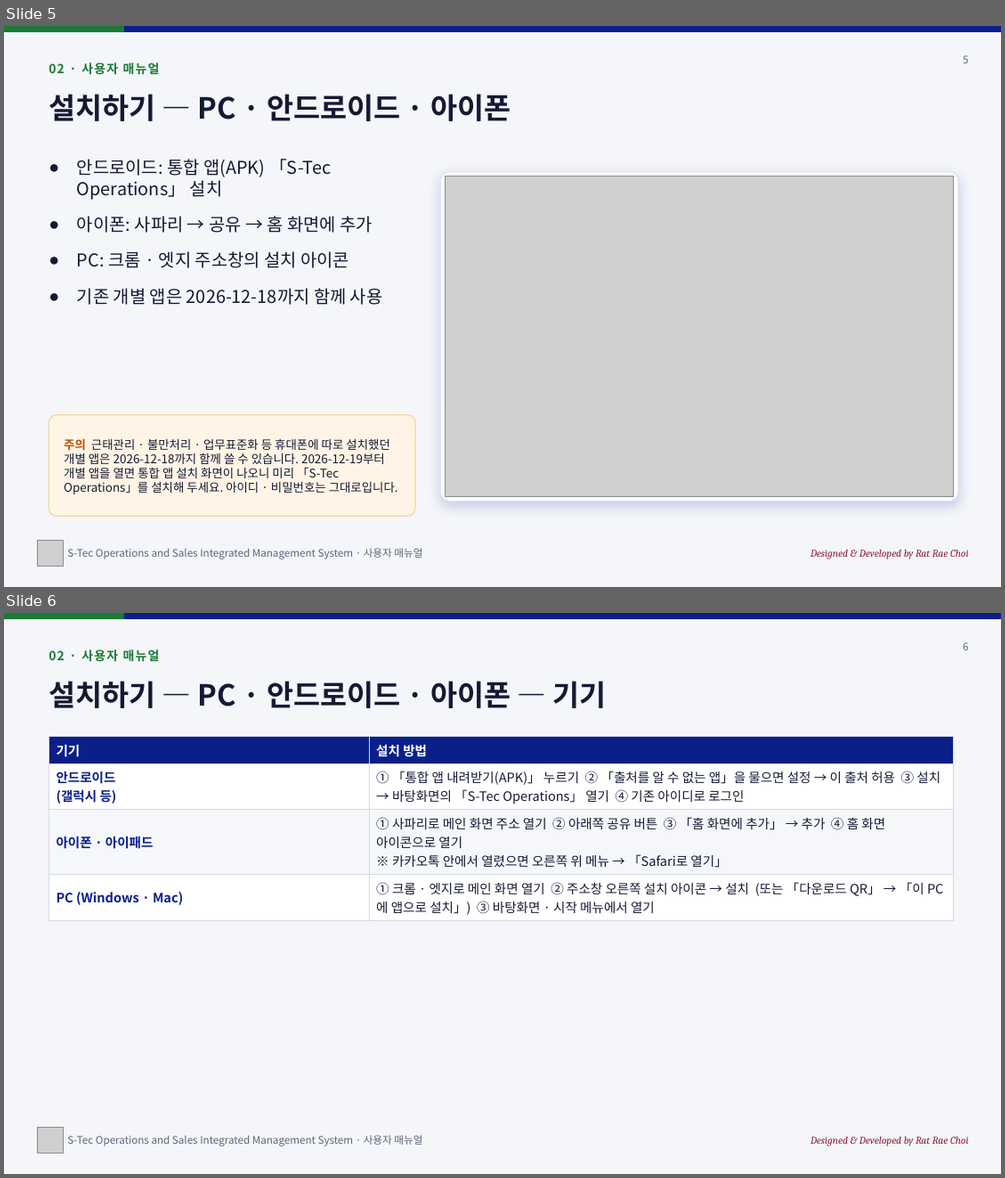
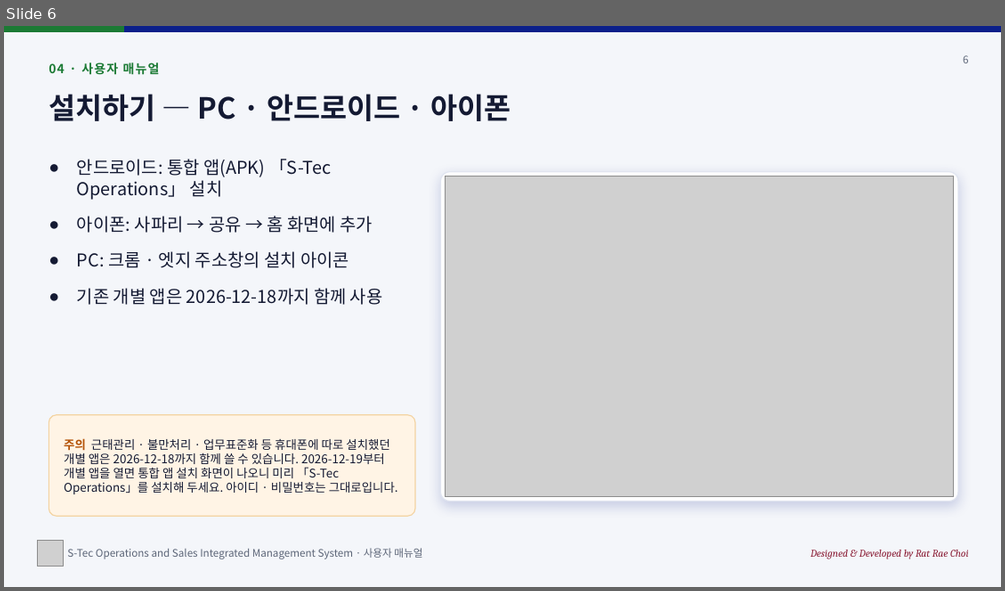
Before and after one commit to sadness500-boop/S-Tec-Operations-and-Sales-Integrated-Management-System, a slide deck: manuals/stec-user-manual.pptx. Shown one above the other, each under a label of ours: slides 5 and 6 before the commit, slide 6 after it. The pictures are 1005x1178 and 1005x591 pixels, drawn with LibreOffice and Linux fonts; fonts in the diff are those of the drawing; grey boxes stand for pictures. Boxes give left, top, right and bottom in pixels: in the first picture for what was removed or moved away, otherwise in the second. Text is boxed around its words. In the diff, an @@ line names an element or a change of style, - is before the commit and + after.

```diff
--- a/manuals/stec-user-manual.pptx
+++ b/manuals/stec-user-manual.pptx
@@ slide 6 removed at (4,613,1001,1174), background #F4F6FA @@
@@ rectangle removed at (4,613,1001,619) @@
@@ rectangle removed at (4,613,123,619) @@
@@ text removed at (48,649,160,662) @@
-02 · 사용자 매뉴얼
@@ text removed at (963,642,968,650) @@
-6
@@ text removed at (48,681,607,708) @@
-설치하기 — PC · 안드로이드 · 아이폰 — 기기
@@ table removed at (48,737,954,918), 4 rows, 2 columns @@
-기기 | 설치 방법
-안드로이드 / (갤럭시 등) | ① 「통합 앱 내려받기(APK)」 누르기 ② 「출처를 알 수 없는 앱」을 물으면 설정 → 이 출처 허용 ③ 설치 → 바탕화면의 「S-Tec Operations」 열기 ④ 기존 아이디로 로그인
-아이폰 · 아이패드 | ① 사파리로 메인 화면 주소 열기 ② 아래쪽 공유 버튼 ③ 「홈 화면에 추가」 → 추가 ④ 홈 화면 아이콘으로 열기 / ※ 카카오톡 안에서 열렸으면 오른쪽 위 메뉴 → 「Safari로 열기」
-PC (Windows · Mac) | ① 크롬 · 엣지로 메인 화면 열기 ② 주소창 오른쪽 설치 아이콘 → 설치 (또는 「다운로드 QR」 → 「이 PC에 앱으로 설치」) ③ 바탕화면 · 시작 메뉴에서 열기
@@ picture removed at (38,1127,63,1153) @@
@@ text removed at (67,1135,422,1146) @@
-S-Tec Operations and Sales Integrated Management System · 사용자 매뉴얼
@@ text removed at (810,1136,969,1146) @@
-Designed & Developed by Rat Rae Choi
@@ what was slide 5 is now slide 6 @@
@@ slide 6 changed as well @@
@@ text at (48,62,160,75): text changed @@
-02 · 사용자 매뉴얼
+04 · 사용자 매뉴얼
```
Also in this commit, not shown: 13 other slides changed, 4 other slides removed, 11 other files.
